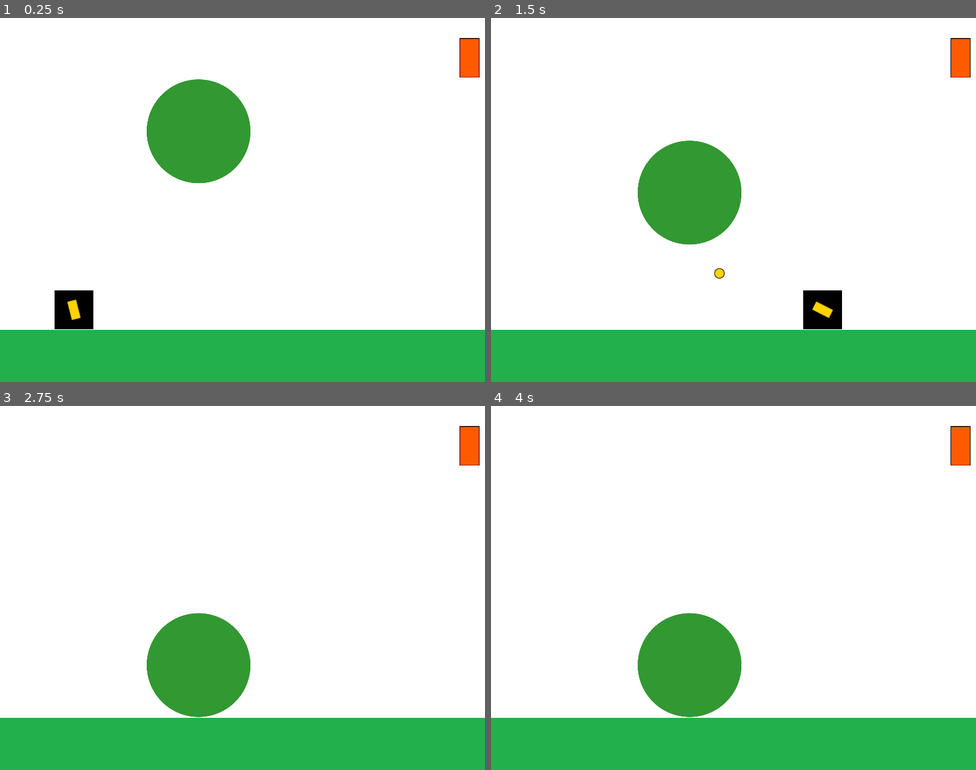
Above: before the commit, frames 1-4 (two rows, left to right).
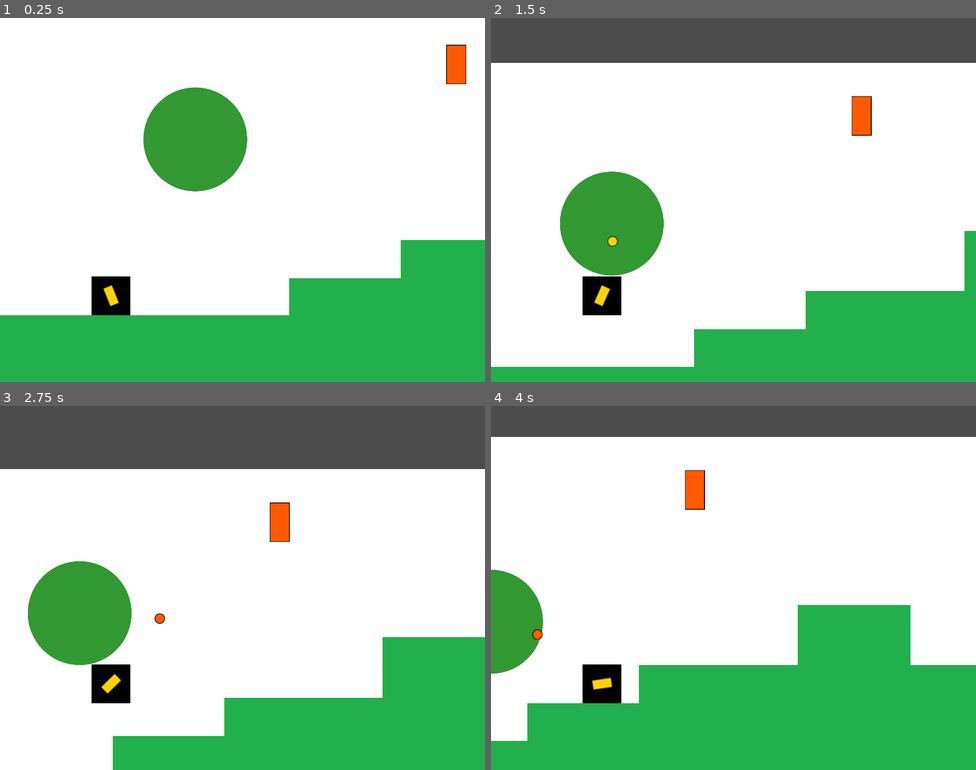
Above: after the commit, the same moments.

Repository: alejandrorossi/idv-entregas
Game: Godot game, scene res://Main.tscn
Same seed, same stepped clock (60 frames per second), same inputs: the game is played once before the commit and once after it.
Inputs (mouse positions are in pixels of both pictures, inside the frame that each line leads up to):
- Up to frame 1 (0.25 s): no input
- Up to frame 2 (1.5 s): move the mouse to (840, 181) at 0.52 s; hold D (move_right) from 0.53 s (still down); tap W (jump, bound only after the commit) at 0.6, 0.77, 1.07 s; move the mouse to (636, 218) at 1.27 s; click (636, 218) at 1.35 s
- Up to frame 3 (2.75 s): tap W (jump, bound only after the commit) at 1.52, 1.55, 1.82, 2.1 s; move the mouse to (291, 507) at 2.02 s; release D (move_right) at 2.03 s; hold A (move_left) from 2.03 s (still down)
- Up to frame 4 (4 s): move the mouse to (709, 660) at 2.77 s; release A (move_left) at 2.78 s; hold D (move_right) from 2.78 s (still down); click (709, 660) at 2.85 s; tap W (jump, bound only after the commit) at 3.02, 3.05, 3.32, 3.6, 3.77 s; move the mouse to (879, 642) at 3.52 s

The runs differ from the first frame. In frame 1, 13% of the frame differs, in the area x 0-100%, y 5-86%; in frame 2, 31%; in frame 3, 39%, in the area x 0-100%, y 0-100%; in frame 4, 30%.

Commit message:
desafio basico

Diff:
--- a/04-entrega/begin/Main.tscn
+++ b/04-entrega/begin/Main.tscn
@@ -14,8 +14,10 @@
 [node name="Background" type="TextureRect" parent="."]
 anchor_right = 1.0
 anchor_bottom = 1.0
-margin_right = 1200.0
-margin_bottom = 100.0
+margin_left = 2.51978
+margin_top = -23.9385
+margin_right = 1202.52
+margin_bottom = 76.0615
 texture = ExtResource( 2 )
 expand = true
 script = ExtResource( 7 )
@@ -25,13 +27,33 @@
 color = Color( 1, 1, 1, 1 )
 
 [node name="Player" parent="." instance=ExtResource( 1 )]
-position = Vector2( 121.987, 472.034 )
+position = Vector2( 188.763, 444.316 )
 GRAVITY = 10.0
 
 [node name="Floor" parent="." instance=ExtResource( 5 )]
+position = Vector2( 1001.26, 570.212 )
+
+[node name="Floor3" parent="." instance=ExtResource( 5 )]
+position = Vector2( 839.99, 526.115 )
+scale = Vector2( 10.8337, 3.34742 )
+
+[node name="Floor4" parent="." instance=ExtResource( 5 )]
+position = Vector2( 1023.94, 463.119 )
+scale = Vector2( 10.8337, 3.34742 )
+
+[node name="Floor2" parent="." instance=ExtResource( 5 )]
+position = Vector2( -88.7695, 665.966 )
+rotation = 1.5708
+
+[node name="Floor5" parent="." instance=ExtResource( 5 )]
+position = Vector2( 1021.22, 1253.09 )
+rotation = 1.5708
 
 [node name="Turret" parent="." instance=ExtResource( 4 )]
-position = Vector2( 774.532, 65.9674 )
+position = Vector2( 758.153, 63.4476 )
+
+[node name="Turret2" parent="." instance=ExtResource( 4 )]
+position = Vector2( 1412.05, 437.644 )
 
 [node name="Ball" parent="." instance=ExtResource( 6 )]
 position = Vector2( 327.579, 183.948 )
--- a/04-entrega/begin/entities/player/Player.gd
+++ b/04-entrega/begin/entities/player/Player.gd
@@ -9,8 +9,8 @@
 
 var velocity:Vector2 = Vector2.ZERO
 var projectile_container
-#var jump_speed:int = 500
-#var floorDirection:Vector2 = Vector2.UP# Igual a Vector2(0, -1)
+var jump_speed:int = 500
+var floorDirection:Vector2 = Vector2.UP# Igual a Vector2(0, -1)
 
 func initialize(projectile_container):
 	self.projectile_container = projectile_container
@@ -37,11 +37,11 @@
 	else:
 		velocity.x = lerp(velocity.x, 0, FRICTION_WEIGHT) if abs(velocity.x) > 1 else 0
 
-#	position.y += GRAVITY
-#	position += velocity * delta
+	if Input.is_action_just_pressed("jump") && is_on_floor():
+		velocity.y -= jump_speed
 
-	velocity.y+=GRAVITY
-	move_and_slide(velocity )
+	velocity.y += GRAVITY * delta * ACCELERATION
+	move_and_slide(velocity * delta * ACCELERATION, floorDirection )
 
 
 func notify_hit():
--- a/04-entrega/begin/entities/player/Player.tscn
+++ b/04-entrega/begin/entities/player/Player.tscn
@@ -28,3 +28,8 @@
 
 [node name="CannonTip" type="Position2D" parent="Cannon"]
 position = Vector2( 15, 0 )
+
+[node name="Camera2D" type="Camera2D" parent="."]
+position = Vector2( -33.2978, 37.1627 )
+offset = Vector2( 250, -195 )
+current = true
--- a/04-entrega/begin/project.godot
+++ b/04-entrega/begin/project.godot
@@ -45,6 +45,11 @@
 "events": [ Object(InputEventMouseButton,"resource_local_to_scene":false,"resource_name":"","device":0,"alt":false,"shi …(212 unchanged characters)…
  ]
 }
+jump={
+"deadzone": 0.5,
+"events": [ Object(InputEventKey,"resource_local_to_scene":false,"resource_name":"","device":0,"alt":false,"shift":false,"control":false,"meta":false,"command":false,"pressed":false,"scancode":87,"unicode":0,"echo":false,"script":null)
+ ]
+}
 
 [rendering]
 
Binary file added: 04-entrega/begin/assets/textures/Capture.JPG
